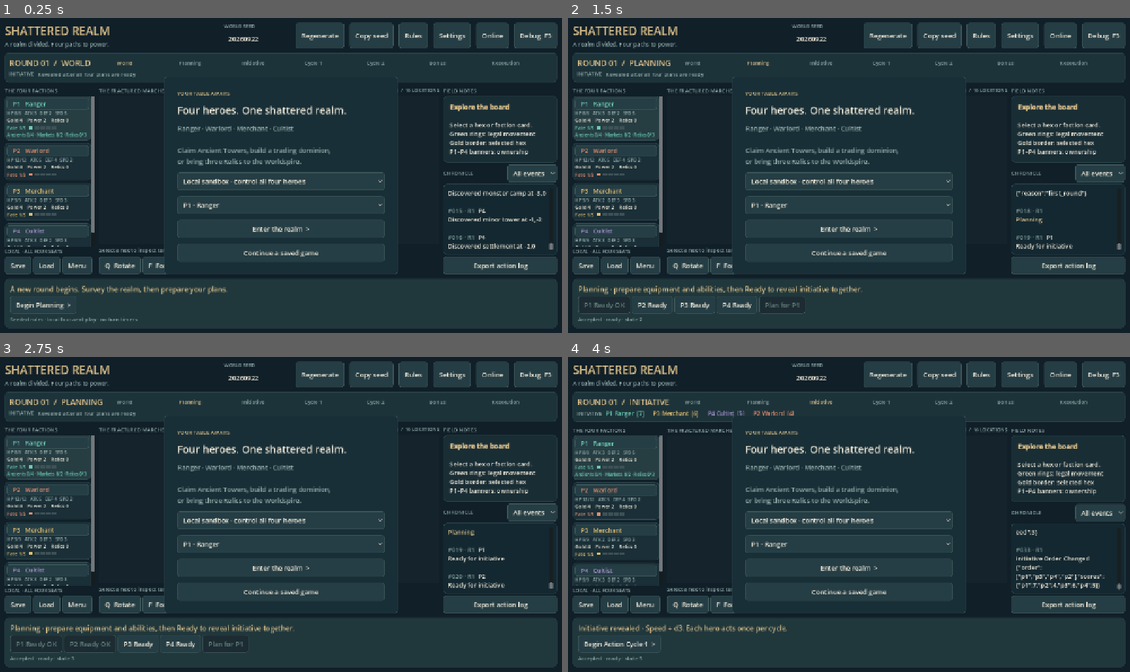
Above: before the commit, frames 1-4 (two rows, left to right).
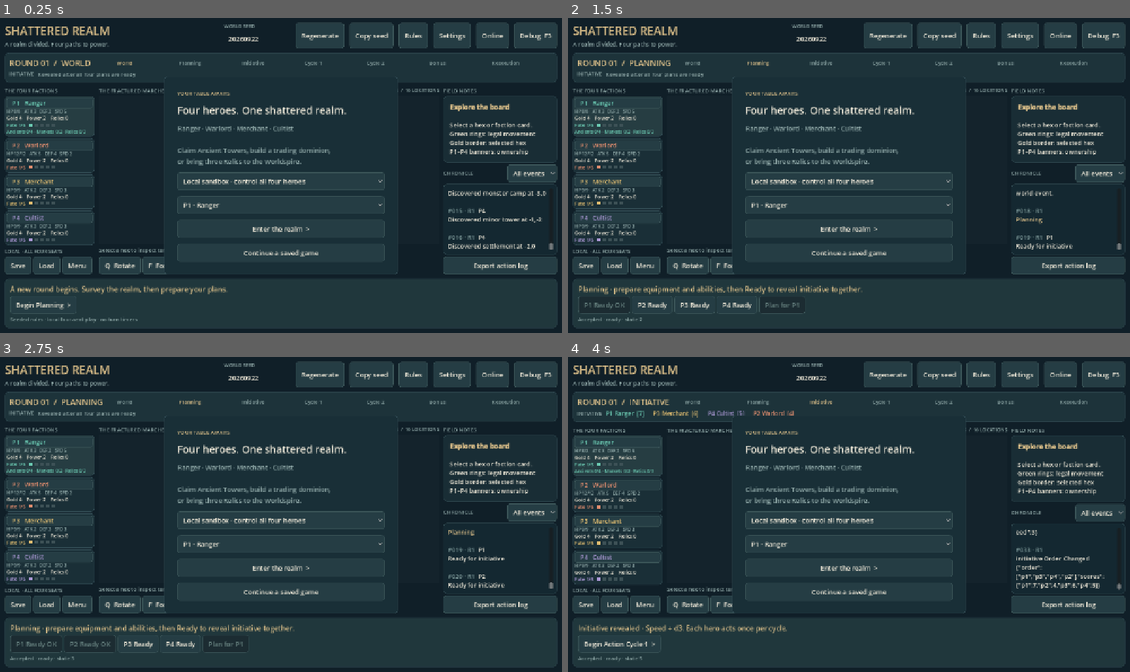
Above: after the commit, the same moments.

Repository: marticampgin/board-game-project
Game: Godot game, scene res://scenes/app/main.tscn
Same seed, same stepped clock (60 frames per second), same inputs: the game is played once before the commit and once after it.
Inputs:
- Up to frame 1 (0.25 s): no input
- Up to frame 2 (1.5 s): click "Begin Planning >" at 0.5 s; click "P1 Ready" at 1.25 s
- Up to frame 3 (2.75 s): click "P2 Ready" at 2 s
- Up to frame 4 (4 s): click "P3 Ready" at 2.75 s; click "P4 Ready" at 3.5 s

The runs differ from the first frame. In frame 1, 2.6% of the frame differs, in the area x 1-17%, y 24-73%; in frame 2, 2.7%, in the area x 1-93%, y 24-73%; in frame 3, 2.6%; in frame 4, 2.7%.

Commit message:
fix(ui): preserve handoff perspective and clarify complete-match diagnostics

Diff:
--- a/scripts/presentation/main.gd
+++ b/scripts/presentation/main.gd
@@ -221,7 +221,7 @@
 	body.add_child(left)
 	left.add_child(_label("THE FOUR FACTIONS", 12, MUTED))
 	cards = VBoxContainer.new()
-	cards.add_theme_constant_override("separation", 6)
+	cards.add_theme_constant_override("separation", 4)
 	cards.size_flags_horizontal = Control.SIZE_EXPAND_FILL
 	var card_scroll := ScrollContainer.new()
 	card_scroll.size_flags_vertical = Control.SIZE_EXPAND_FILL
@@ -428,6 +428,8 @@
 	stack.add_child(_label("Pass control to this player.\nStances stay sealed until both players have chosen.", 15, MUTED))
 	stack.add_child(_button("handoff", "I am ready to choose", func() -> void:
 		decision_ack = pending_handoff_key
+		var decision_owner: String = _decision_player()
+		if not decision_owner.is_empty(): viewer = decision_owner
 		handoff.hide()
 		_refresh()))
 	planning_dialog = ConfirmationDialog.new()
@@ -526,12 +528,14 @@
 	stack.add_child(hints)
 	stack.add_child(_label("Animation speed", 14, MUTED))
 	var speed := OptionButton.new()
+	buttons.settings_speed = speed
 	for title_value: String in ["Relaxed · 0.5×", "Normal · 1×", "Fast · 2×"]: speed.add_item(title_value)
 	speed.selected = [0.5, 1.0, 2.0].find(preferences.values.animation_speed)
 	speed.item_selected.connect(func(index: int) -> void: preferences.set_value("animation_speed", [0.5, 1.0, 2.0][index]); _apply_preferences())
 	stack.add_child(speed)
 	stack.add_child(_label("Interface scale", 14, MUTED))
 	var scale_choice := OptionButton.new()
+	buttons.settings_scale = scale_choice
 	for title_value: String in ["Compact · 85%", "Standard · 100%", "Large · 115% (1600×900 recommended)"]: scale_choice.add_item(title_value)
 	scale_choice.selected = [0.85, 1.0, 1.15].find(preferences.values.ui_scale)
 	scale_choice.item_selected.connect(func(index: int) -> void: preferences.set_value("ui_scale", [0.85, 1.0, 1.15][index]); _apply_preferences())
@@ -880,10 +884,10 @@
 	for id: String in state.heroes:
 		var hero: Dictionary = state.heroes[id]
 		var color: Color = Board.TEAM[int(id.substr(1)) - 1]
-		var panel := _panel(Color("263d42") if viewer == id else Color("1a2f37"), 5)
+		var panel := _panel(Color("263d42") if viewer == id else Color("1a2f37"), 4)
 		cards.add_child(panel)
 		var stack := VBoxContainer.new()
-		stack.add_theme_constant_override("separation", 1)
+		stack.add_theme_constant_override("separation", 0)
 		panel.add_child(stack)
 		var select := _button("seat_" + id, "%s   %s%s" % [id.to_upper(), hero.name, "  *" if rules.current_actor() == id else ""], func() -> void:
 			if local_mode not in ["solo", "network"]: viewer = id
@@ -895,8 +899,8 @@
 		select.add_theme_font_size_override("font_size", 14)
 		for style_name in ["normal", "hover", "pressed", "focus"]:
 			var style: StyleBoxFlat = theme.get_stylebox(style_name, "Button").duplicate()
-			style.content_margin_top = 3
-			style.content_margin_bottom = 3
+			style.content_margin_top = 2
+			style.content_margin_bottom = 2
 			select.add_theme_stylebox_override(style_name, style)
 		select.alignment = HORIZONTAL_ALIGNMENT_LEFT
 		stack.add_child(select)
@@ -1067,10 +1071,11 @@
 	var location_id: String = tile.get("location_id", "")
 	if not location_id.is_empty():
 		var location: Dictionary = state.map.locations[location_id]
-		var visible: bool = location.kind in ["worldspire", "ancient_tower"] or viewer in location.get("discovered_by", [])
+		var discovered: bool = viewer in location.get("discovered_by", [])
+		var visible: bool = location.kind in ["worldspire", "ancient_tower"] or not String(location.owner_id).is_empty() or discovered
 		if visible:
 			value += "\n[b]%s[/b]\n%s · Level %d\nOwner: %s" % [location.name, String(location.kind).replace("_", " ").capitalize(), location.level, location.owner_id if not String(location.owner_id).is_empty() else "Neutral"]
-			if rules.definitions.tower_traits.has(location.get("trait", "")):
+			if discovered and rules.definitions.tower_traits.has(location.get("trait", "")):
 				var trait_definition: Dictionary = rules.definitions.tower_traits[location.trait]
 				value += "\n[color=#dec18a]%s[/color]: %s" % [trait_definition.name, trait_definition.description]
 			if location.get("exhausted", false): value += "\nExplored · no rewards remain."
@@ -1103,8 +1108,9 @@
 	for index in range(maxi(0, events.size() - 90), events.size()):
 		var event: Dictionary = events[index]
 		if event.get("visibility", "public") != "public": continue
+		if event.type in ["WorldEventSelected", "WorldEventResolved"]: continue
 		if journal_filter == "actions" and event.type not in ["ActionStarted", "HeroMoved", "LocationCaptured", "ActionPassed"]: continue
-		if journal_filter == "economy" and event.type not in ["IncomeGranted", "FateGained", "LocationCaptured"]: continue
+		if journal_filter == "economy" and event.type not in ["IncomeGranted", "FateGained", "LocationCaptured", "TradeCompleted", "EquipmentPurchased", "RuinExplored", "RelicCollected"]: continue
 		var description: String = _event_description(event)
 		lines.append("[color=#7e9a9a]#%03d · R%d[/color]  %s\n%s" % [event.sequence, event.round, event.actor_id.to_upper(), description])
 	log_text.text = "\n\n".join(lines)
@@ -1114,7 +1120,24 @@
 	match event.type:
 		"HeroMoved": return "Moved %s > %s" % [data.get("from", ""), data.get("to", data.get("target", ""))]
 		"PhaseChanged": return "[color=#dec18a]%s[/color]" % String(data.get("phase", data.get("to", "Phase advanced"))).replace("_", " ").capitalize()
-		"IncomeGranted": return "[color=#a3ceb2]Income[/color]  " + JSON.stringify(data)
+		"IncomeGranted": return "[color=#a3ceb2]Income[/color] · +%s %s from %s%s" % [data.get("amount", 0), String(data.get("resource", "")).capitalize(), String(data.get("location_id", "location")).replace("_", " "), " (cap reached)" if data.get("capped", false) else ""]
+		"TradeCompleted":
+			var offer: Dictionary = data.get("offer", {})
+			return "Trade · %s %s → %s %s" % [offer.get("cost", 0), offer.get("cost_resource", ""), offer.get("gain", 0), offer.get("gain_resource", "")]
+		"EquipmentPurchased", "EquipmentFound":
+			var item: Dictionary = Equipment.definitions().get(data.get("upgrade_id", ""), {})
+			return "%s · %s\n%s" % ["Purchased" if event.type == "EquipmentPurchased" else "Found", item.get("name", data.get("upgrade_id", "equipment")), item.get("description", "")]
+		"WorldEventApplied": return "[color=#dec18a]%s[/color] · %s" % [data.get("name", "World event"), String(data.get("hex", data.get("region", data.get("location_id", "The realm changes"))))]
+		"WorldEventSkipped": return "The first round begins without a world event." if data.get("reason", "") == "first_round" else "No world effect can be applied this round."
+		"WorldEffectExpired": return "%s has ended." % String(data.get("event_id", "World effect")).replace("_", " ").capitalize()
+		"RuinExplored": return "Ruin explored · %s\n%s" % [data.get("reward", {}).get("name", "Reward gained"), data.get("reward", {}).get("description", "")]
+		"RelicCollected": return "[color=#dec18a]Relic collected[/color] · " + String(data.get("hex", ""))
+		"GroundLootCollected": return "Recovered %s Gold and %d Relic(s)." % [data.get("gold", 0), data.get("relics", []).size()]
+		"VictoryClaimCreated": return "[color=#dec18a]%s claim declared[/color]\nInterrupt before round %s Resolution." % [String(data.get("route", "")).capitalize(), data.get("required_round", "next")]
+		"VictoryClaimCanceled": return "%s claim canceled · requirements lost." % String(data.get("route", "")).capitalize()
+		"RitualBegun": return "[color=#dec18a]Ascension Ritual begun[/color]\nInterrupt before this hero's next action."
+		"RitualCompleted": return "Ascension Ritual completed."
+		"VictoryAchieved": return "[color=#dec18a]%s wins by %s[/color] in round %s." % [", ".join(data.get("winners", [])).to_upper(), String(data.get("route", "victory")).capitalize(), data.get("round", "")]
 		"LocationCaptured": return "[color=#dec18a]Location captured[/color]  " + String(data.get("location_id", ""))
 		"InitiativeRolled": return "Initiative  " + JSON.stringify(data)
 		"StancesRevealed": return "[color=#dec18a]Stances revealed[/color]\n" + JSON.stringify(data)
@@ -1299,6 +1322,7 @@
 	ui["decision_player"] = _decision_player()
 	ui["mode"] = local_mode
 	ui["human_seat"] = human_seat
+	ui["viewer"] = viewer
 	ui["threats"] = threat_label.text
 	ui["victory_visible"] = victory_panel.visible
 	ui["victory_text"] = victory_text.text
Not shown, added: tests/presentation/network_ui_smoke.gd.uid
Not shown, changed: tests/browser/complete_game.spec.mjs
Not shown, changed: tests/browser/game.spec.mjs
